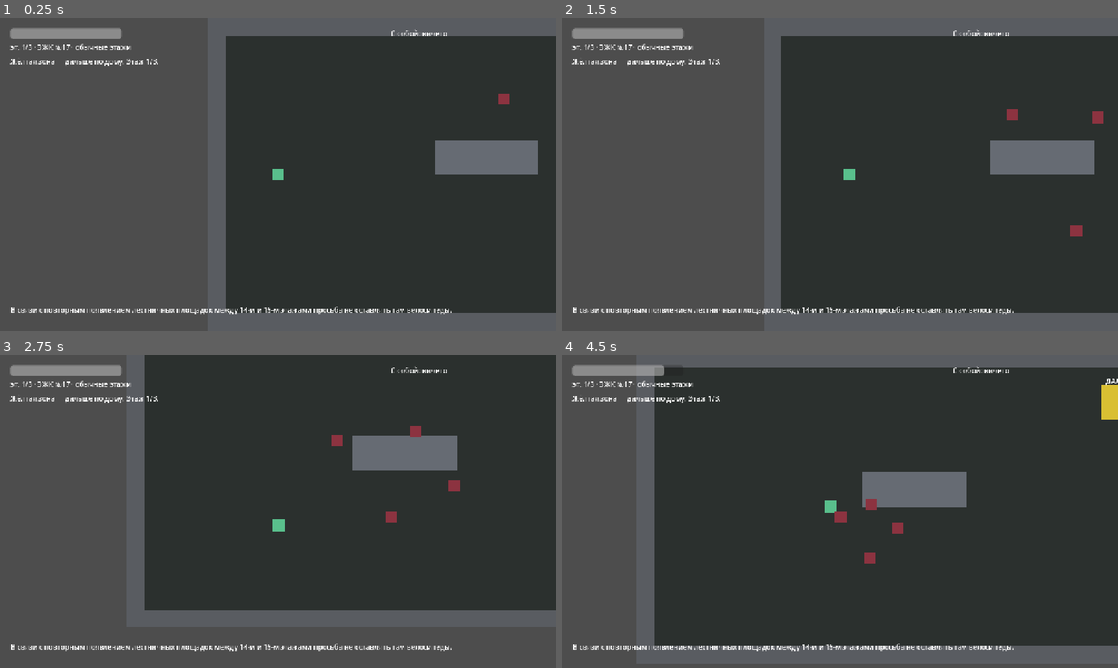
Above: before the commit, frames 1-4 (two rows, left to right).
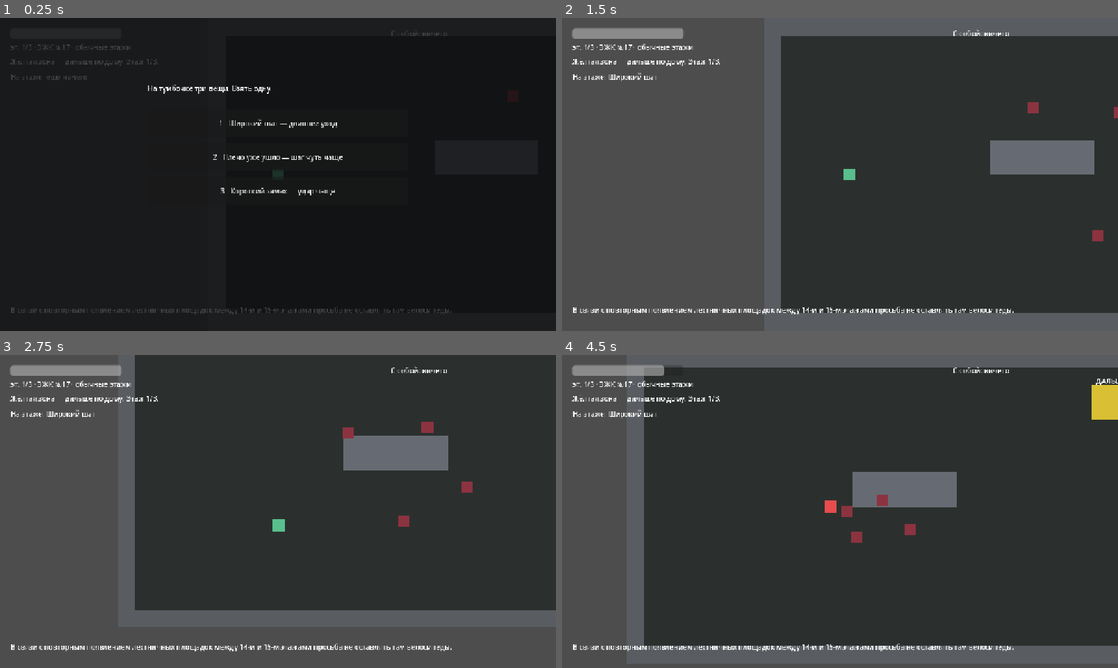
Above: after the commit, the same moments.

Repository: AdamCage/okraina
Game: Godot game, scene res://scenes/run_floor.tscn
The game is run twice, just before and just after one commit, with the same random seed, the same clock (stepped at 60 frames per second) and the same inputs. This scene is started directly instead of the project's main scene.
Inputs (mouse positions are in pixels of both pictures, inside the frame that each line leads up to):
- Up to frame 1 (0.25 s): no input
- Up to frame 2 (1.5 s): click (840, 124) at 0.5 s, where only the run after the commit has a clickable "1 Широкий шаг — длиннее уход"; hold D (move_right) from 1.28 s (still down); tap Space (attack) at 1.35 s
- Up to frame 3 (2.75 s): tap Shift (dodge) at 1.55, 2.1 s; release D (move_right) at 2.03 s; hold S (move_down) from 2.03 s (still down); tap E (interact) at 2.3 s
- Up to frame 4 (4.5 s): release S (move_down) at 2.78 s; hold D (move_right) 2.78-3.53 s; hold 1 (offer_1, bound only after the commit) 2.78-3.53 s; tap E (interact) at 2.85 s; hold W (move_up) 3.53-4.28 s; tap 1 (offer_1, bound only after the commit) at 3.6 s; tap 2 (offer_2, bound only after the commit) at 3.8 s; hold A (move_left) from 4.28 s (still down); hold 2 (offer_2, bound only after the commit) from 4.28 s (still down)

The runs differ from the first frame. In frame 1, 100% of the frame differs, in the area x 0-100%, y 0-100%; in frame 2, 0.5%; in frame 3, 2.5%; in frame 4, 3.0%.

Commit message:
Add a floor find that changes the current run.
Each floor opens with three household offers. The pick shifts damage,
speed, health, or the dodge before the fight, and it stays for the
rest of the run.

Co-authored-by: Bogdan Kishchak <AdamCage@users.noreply.github.com>

Diff:
--- a/game/autoload/game_state.gd
+++ b/game/autoload/game_state.gd
@@ -28,14 +28,92 @@
 ## For tests: fingerprint of last built floor layout.
 var last_floor_fingerprint: String = ""
 var floor_fingerprints: PackedStringArray = PackedStringArray()
+var floor_offer_open: bool = false
+var pending_offer_ids: Array[String] = []
+var picked_offer_ids: Array[String] = []
+var offer_damage: int = 0
+var offer_speed_mult: float = 1.0
+var offer_attack_cd_mult: float = 1.0
+var offer_max_hp: int = 0
+var offer_dodge_cd: float = 0.0
+var offer_dodge_speed: float = 0.0
+
+const _OfferCatalog := preload("res://scripts/offer_catalog.gd")
 
 
 func apply_boon_for_run() -> void:
 	active_boon = pending_boon
-	player_max_hp = base_max_hp
-	if active_boon == "maxhp":
-		player_max_hp = base_max_hp + 40
+	_apply_max_hp()
 	player_hp = player_max_hp
+
+
+func clear_run_offers() -> void:
+	picked_offer_ids = []
+	pending_offer_ids = []
+	floor_offer_open = false
+	_recompute_offers()
+
+
+func roll_floor_offers() -> void:
+	var pool: Array[String] = []
+	for entry in _OfferCatalog.all():
+		var id := str(entry["id"])
+		if not picked_offer_ids.has(id):
+			pool.append(id)
+	if pool.size() < 3:
+		pool.clear()
+		for entry in _OfferCatalog.all():
+			pool.append(str(entry["id"]))
+	pool.shuffle()
+	pending_offer_ids = []
+	var seen := {}
+	for id in pool:
+		if seen.has(id):
+			continue
+		seen[id] = true
+		pending_offer_ids.append(id)
+		if pending_offer_ids.size() == 3:
+			break
+	floor_offer_open = pending_offer_ids.size() == 3
+
+
+func pick_offer(index: int) -> String:
+	if not floor_offer_open or index < 0 or index >= pending_offer_ids.size():
+		return ""
+	var id := pending_offer_ids[index]
+	picked_offer_ids.append(id)
+	_recompute_offers()
+	_apply_max_hp()
+	var heal := int(_OfferCatalog.get_by_id(id).get("heal", 0))
+	if heal > 0:
+		player_hp = mini(player_max_hp, player_hp + heal)
+	else:
+		player_hp = mini(player_hp, player_max_hp)
+	floor_offer_open = false
+	pending_offer_ids = []
+	return id
+
+
+func _apply_max_hp() -> void:
+	var bonus := 40 if active_boon == "maxhp" else 0
+	player_max_hp = base_max_hp + bonus + offer_max_hp
+
+
+func _recompute_offers() -> void:
+	offer_damage = 0
+	offer_speed_mult = 1.0
+	offer_attack_cd_mult = 1.0
+	offer_max_hp = 0
+	offer_dodge_cd = 0.0
+	offer_dodge_speed = 0.0
+	for id in picked_offer_ids:
+		var entry := _OfferCatalog.get_by_id(id)
+		offer_damage += int(entry.get("damage", 0))
+		offer_max_hp += int(entry.get("max_hp", 0))
+		offer_speed_mult *= float(entry.get("speed_mult", 1.0))
+		offer_attack_cd_mult *= float(entry.get("attack_cd_mult", 1.0))
+		offer_dodge_cd += float(entry.get("dodge_cd", 0.0))
+		offer_dodge_speed += float(entry.get("dodge_speed", 0.0))
 
 
 func boon_damage_bonus() -> int:
@@ -84,6 +162,7 @@
 
 
 func go_run() -> void:
+	clear_run_offers()
 	apply_boon_for_run()
 	current_floor = 1
 	floors_reached = 1
--- a/game/project.godot
+++ b/game/project.godot
@@ -56,6 +56,21 @@
 "events": [Object(InputEventKey,"resource_local_to_scene":false,"resource_name":"","device":-1,"window_id":0,"alt_press …(195 unchanged characters)…
 ]
 }
+offer_1={
+"deadzone": 0.5,
+"events": [Object(InputEventKey,"resource_local_to_scene":false,"resource_name":"","device":-1,"window_id":0,"alt_pressed":false,"shift_pressed":false,"ctrl_pressed":false,"meta_pressed":false,"pressed":false,"keycode":0,"physical_keycode":49,"key_label":0,"unicode":49,"location":0,"echo":false,"script":null)
+]
+}
+offer_2={
+"deadzone": 0.5,
+"events": [Object(InputEventKey,"resource_local_to_scene":false,"resource_name":"","device":-1,"window_id":0,"alt_pressed":false,"shift_pressed":false,"ctrl_pressed":false,"meta_pressed":false,"pressed":false,"keycode":0,"physical_keycode":50,"key_label":0,"unicode":50,"location":0,"echo":false,"script":null)
+]
+}
+offer_3={
+"deadzone": 0.5,
+"events": [Object(InputEventKey,"resource_local_to_scene":false,"resource_name":"","device":-1,"window_id":0,"alt_pressed":false,"shift_pressed":false,"ctrl_pressed":false,"meta_pressed":false,"pressed":false,"keycode":0,"physical_keycode":51,"key_label":0,"unicode":51,"location":0,"echo":false,"script":null)
+]
+}
 interact={
 "deadzone": 0.5,
 "events": [Object(InputEventKey,"resource_local_to_scene":false,"resource_name":"","device":-1,"window_id":0,"alt_press …(192 unchanged characters)…
--- /dev/null
+++ b/game/scripts/builds_smoke.gd
@@ -0,0 +1,144 @@
+extends SceneTree
+
+## RB1 pick changes the promised stat. RB2 it survives the next floor.
+## RB3 death and extract. RB4 the next go_run starts empty.
+## godot --headless --path game -s res://scripts/builds_smoke.gd
+
+const _Catalog := preload("res://scripts/offer_catalog.gd")
+
+
+func _initialize() -> void:
+	call_deferred("_run")
+
+
+func _run() -> void:
+	var gs := root.get_node_or_null("GameState")
+	if gs == null:
+		push_error("BUILDS: no GameState")
+		quit(1)
+		return
+	var failed := 0
+	if _Catalog.all().size() != 10:
+		push_error("BUILDS: pool %d" % _Catalog.all().size())
+		failed += 1
+
+	gs.call("go_run")
+	if not await _wait_choice(gs):
+		push_error("BUILDS: floor 1 choice missing")
+		quit(1)
+		return
+	var pending: Array = gs.get("pending_offer_ids")
+	if pending.size() != 3:
+		push_error("BUILDS: pending %s" % str(pending))
+		failed += 1
+	var player := get_first_node_in_group("player")
+	var id := str(pending[0])
+	if str(gs.call("pick_offer", 0)) != id:
+		push_error("BUILDS: pick failed")
+		failed += 1
+	player.call("apply_build")
+	if not _stat_matches(id, player, gs, true):
+		push_error("BUILDS: RB1 stat %s" % id)
+		failed += 1
+	else:
+		print("BUILDS: RB1 %s ok" % id)
+
+	gs.call("advance_floor")
+	if not await _wait_choice(gs):
+		push_error("BUILDS: floor 2 choice missing")
+		quit(1)
+		return
+	var kept: Array = gs.get("picked_offer_ids")
+	if kept.size() != 1 or str(kept[0]) != id:
+		push_error("BUILDS: RB2 list %s" % str(kept))
+		failed += 1
+	var player2 := get_first_node_in_group("player")
+	if not _stat_matches(id, player2, gs, false):
+		push_error("BUILDS: RB2 stat dropped %s" % id)
+		failed += 1
+	else:
+		print("BUILDS: RB2 kept ok")
+
+	gs.call("go_run")
+	if not await _wait_choice(gs):
+		push_error("BUILDS: fresh run choice missing")
+		quit(1)
+		return
+	if (gs.get("picked_offer_ids") as Array).size() != 0:
+		push_error("BUILDS: RB4 leaked")
+		failed += 1
+	else:
+		print("BUILDS: RB4 clear ok")
+
+	gs.call("pick_offer", 0)
+	var victim := get_first_node_in_group("player")
+	victim.call("apply_build")
+	gs.set("player_hp", 5)
+	victim.call("take_damage", 999)
+	await _frames(5)
+	if str(gs.get("last_result")) != "death":
+		push_error("BUILDS: RB3 death")
+		failed += 1
+	else:
+		print("BUILDS: RB3 death ok")
+
+	gs.call("go_run")
+	if not await _wait_choice(gs):
+		push_error("BUILDS: extract setup missing")
+		quit(1)
+		return
+	gs.call("pick_offer", 0)
+	gs.call("finish_extract")
+	await _frames(4)
+	if str(gs.get("last_result")) != "extract":
+		push_error("BUILDS: RB3 extract")
+		failed += 1
+	else:
+		print("BUILDS: RB3 extract ok")
+
+	if failed == 0:
+		print("BUILDS_SMOKE_OK")
+		quit(0)
+		return
+	print("BUILDS_SMOKE_FAIL count=%d" % failed)
+	quit(1)
+
+
+func _stat_matches(id: String, player: Node, gs: Node, check_heal: bool) -> bool:
+	var entry := _Catalog.get_by_id(id)
+	if entry.is_empty() or player == null:
+		return false
+	var ok := true
+	if entry.has("damage"):
+		ok = ok and int(player.get("attack_damage")) == 25 + int(entry["damage"])
+	if entry.has("max_hp"):
+		ok = ok and int(gs.get("player_max_hp")) == 100 + int(entry["max_hp"])
+		if check_heal:
+			var heal := int(entry.get("heal", 0))
+			var expect := mini(100 + int(entry["max_hp"]), 100 + heal)
+			ok = ok and int(gs.get("player_hp")) == expect
+	if entry.has("speed_mult"):
+		ok = ok and is_equal_approx(float(player.get("speed")), 180.0 * float(entry["speed_mult"]))
+	if entry.has("attack_cd_mult"):
+		var expect := maxf(0.20, 0.40 * float(entry["attack_cd_mult"]))
+		ok = ok and is_equal_approx(float(player.get("attack_cooldown")), expect)
+	if entry.has("dodge_cd"):
+		var expect := maxf(0.25, 0.70 + float(entry["dodge_cd"]))
+		ok = ok and is_equal_approx(float(player.get("_dodge_cooldown_sec")), expect)
+	if entry.has("dodge_speed"):
+		ok = ok and is_equal_approx(float(player.get("_dodge_speed")), 520.0 + float(entry["dodge_speed"]))
+	return ok
+
+
+func _wait_choice(gs: Node) -> bool:
+	for _i in 40:
+		var pending: Array = gs.get("pending_offer_ids")
+		if bool(gs.get("floor_offer_open")) and pending.size() == 3 and get_first_node_in_group("player") != null:
+			return true
+		await process_frame
+	return false
+
+
+func _frames(n: int) -> void:
+	for _i in n:
+		await process_frame
--- a/game/scripts/enemy.gd
+++ b/game/scripts/enemy.gd
@@ -30,6 +30,9 @@
 
 
 func _physics_process(delta: float) -> void:
+	if GameState.floor_offer_open:
+		velocity = Vector2.ZERO
+		return
 	var player := get_tree().get_first_node_in_group("player") as Node2D
 	match phase:
 		Phase.CHASE:
--- /dev/null
+++ b/game/scripts/offer_catalog.gd
@@ -0,0 +1,25 @@
+extends RefCounted
+
+## Floor finds for one run. Numbers are the E2 contract.
+
+
+static func all() -> Array[Dictionary]:
+	return [
+		{"id": "brick", "title": "Кирпич в рукаве", "detail": "+12 к удару", "damage": 12},
+		{"id": "sweater", "title": "Второй свитер", "detail": "+25 к максимуму HP", "max_hp": 25, "heal": 25},
+		{"id": "short_swing", "title": "Короткий замах", "detail": "удар чаще", "attack_cd_mult": 0.8},
+		{"id": "another_brick", "title": "Ещё кирпич", "detail": "+8 к удару", "damage": 8},
+		{"id": "tap_water", "title": "Вода из-под крана", "detail": "+20 к максимуму HP", "max_hp": 20, "heal": 20},
+		{"id": "slippers", "title": "Домашние тапки", "detail": "быстрее шаг", "speed_mult": 1.25},
+		{"id": "habit", "title": "Привычка уходить", "detail": "шаг чаще", "dodge_cd": -0.20},
+		{"id": "long_stride", "title": "Широкий шаг", "detail": "длиннее уход", "dodge_speed": 140.0},
+		{"id": "hurry", "title": "Опаздываю", "detail": "ещё быстрее", "speed_mult": 1.15},
+		{"id": "shoulder", "title": "Плечо уже ушло", "detail": "шаг чуть чаще", "dodge_cd": -0.15},
+	]
+
+
+static func get_by_id(id: String) -> Dictionary:
+	for entry in all():
+		if str(entry["id"]) == id:
+			return entry
+	return {}
--- /dev/null
+++ b/game/scripts/offer_panel.gd
@@ -0,0 +1,60 @@
+extends CanvasLayer
+
+signal chosen(offer_id: String)
+
+const _Catalog := preload("res://scripts/offer_catalog.gd")
+
+
+func _ready() -> void:
+	layer = 20
+	var host := Control.new()
+	host.set_anchors_preset(Control.PRESET_FULL_RECT)
+	host.mouse_filter = Control.MOUSE_FILTER_STOP
+	add_child(host)
+	var dim := ColorRect.new()
+	dim.color = Color(0.04, 0.045, 0.05, 0.78)
+	dim.set_anchors_preset(Control.PRESET_FULL_RECT)
+	dim.mouse_filter = Control.MOUSE_FILTER_STOP
+	host.add_child(dim)
+	var title := Label.new()
+	title.text = "На тумбочке три вещи. Взять одну."
+	title.position = Vector2(340, 150)
+	title.size = Vector2(600, 40)
+	host.add_child(title)
+	for i in GameState.pending_offer_ids.size():
+		var entry := _Catalog.get_by_id(GameState.pending_offer_ids[i])
+		var button := Button.new()
+		button.text = "%d   %s — %s" % [i + 1, entry.get("title", ""), entry.get("detail", "")]
+		button.position = Vector2(340, 210 + i * 78)
+		button.size = Vector2(600, 64)
+		button.pressed.connect(_choose.bind(i))
+		host.add_child(button)
+
+
+func _input(event: InputEvent) -> void:
+	if not GameState.floor_offer_open:
+		return
+	if event.is_action_pressed("offer_1"):
+		_choose(0)
+	elif event.is_action_pressed("offer_2"):
+		_choose(1)
+	elif event.is_action_pressed("offer_3"):
+		_choose(2)
+
+
+func _process(_delta: float) -> void:
+	if not GameState.floor_offer_open:
+		queue_free()
+
+
+func _choose(index: int) -> void:
+	if not GameState.floor_offer_open:
+		return
+	var id := GameState.pick_offer(index)
+	if id == "":
+		return
+	var player := get_tree().get_first_node_in_group("player")
+	if player != null and player.has_method("apply_build"):
+		player.apply_build()
+	chosen.emit(id)
+	queue_free()
--- a/game/scripts/player.gd
+++ b/game/scripts/player.gd
@@ -16,6 +16,8 @@
 var _attack_cd: float = 0.0
 var _facing: Vector2 = Vector2.RIGHT
 var _dodge_cd: float = 0.0
+var _dodge_cooldown_sec: float = DODGE_COOLDOWN_SEC
+var _dodge_speed: float = DODGE_SPEED
 var _dodge_left: float = 0.0
 var _dodge_dir: Vector2 = Vector2.RIGHT
 var _iframe: bool = false
@@ -29,13 +31,23 @@
 
 func _ready() -> void:
 	add_to_group("player")
-	speed = 180.0 * GameState.boon_speed_mult()
-	attack_damage = 25 + GameState.boon_damage_bonus()
+	apply_build()
+
+
+func apply_build() -> void:
+	attack_damage = 25 + GameState.boon_damage_bonus() + GameState.offer_damage
+	speed = 180.0 * GameState.boon_speed_mult() * GameState.offer_speed_mult
+	attack_cooldown = maxf(0.20, 0.40 * GameState.offer_attack_cd_mult)
+	_dodge_cooldown_sec = maxf(0.25, DODGE_COOLDOWN_SEC + GameState.offer_dodge_cd)
+	_dodge_speed = DODGE_SPEED + GameState.offer_dodge_speed
 	hp_changed.emit(GameState.player_hp, GameState.player_max_hp)
 
 
 func _physics_process(delta: float) -> void:
 	if GameState.player_hp <= 0:
+		return
+	if GameState.floor_offer_open:
+		velocity = Vector2.ZERO
 		return
 	_attack_cd = maxf(0.0, _attack_cd - delta)
 	_dodge_cd = maxf(0.0, _dodge_cd - delta)
@@ -46,7 +58,7 @@
 		var step := minf(delta, _dodge_left)
 		_dodge_left -= step
 		if delta > 0.0:
-			velocity = _dodge_dir * DODGE_SPEED * (step / delta)
+			velocity = _dodge_dir * _dodge_speed * (step / delta)
 		else:
 			velocity = Vector2.ZERO
 		move_and_slide()
@@ -66,7 +78,7 @@
 func start_dodge() -> void:
 	if GameState.player_hp <= 0 or _dodge_cd > 0.0:
 		return
-	_dodge_cd = DODGE_COOLDOWN_SEC
+	_dodge_cd = _dodge_cooldown_sec
 	_dodge_left = DODGE_STEP_SEC
 	_dodge_dir = _facing
 	_iframe = true
--- a/game/scripts/run_floor.gd
+++ b/game/scripts/run_floor.gd
@@ -16,6 +16,7 @@
 @onready var _hud_notice: Label = $HUD/Notice
 @onready var _exit_hint: Label = $HUD/ExitHint
 @onready var _boon_label: Label = $HUD/BoonLabel
+var _offer_label: Label
 
 
 func _ready() -> void:
@@ -36,6 +37,15 @@
 	player.add_child(cam)
 	cam.make_current()
 	_spawn_enemies()
+	_offer_label = Label.new()
+	_offer_label.position = Vector2(24, 124)
+	_offer_label.size = Vector2(900, 32)
+	$HUD.add_child(_offer_label)
+	GameState.roll_floor_offers()
+	var panel := preload("res://scripts/offer_panel.gd").new()
+	panel.chosen.connect(_on_offer_chosen)
+	add_child(panel)
+	_refresh_offer_label()
 
 
 func _boon_ru(id: String) -> String:
@@ -142,6 +152,24 @@
 		_world.add_child(e)
 
 
+func _on_offer_chosen(_offer_id: String) -> void:
+	_refresh_offer_label()
+	_on_hp_changed(GameState.player_hp, GameState.player_max_hp)
+
+
+func _refresh_offer_label() -> void:
+	if _offer_label == null:
+		return
+	if GameState.picked_offer_ids.is_empty():
+		_offer_label.text = "На этаже: ещё ничего"
+		return
+	var names: PackedStringArray = PackedStringArray()
+	for id in GameState.picked_offer_ids:
+		var entry := preload("res://scripts/offer_catalog.gd").get_by_id(id)
+		names.append(str(entry.get("title", id)))
+	_offer_label.text = "На этаже: %s" % ", ".join(names)
+
+
 func _on_hp_changed(current: int, maximum: int) -> void:
 	_hud_hp.max_value = maximum
 	_hud_hp.value = current
Not shown, added: game/scripts/builds_smoke.gd.uid
Not shown, added: game/scripts/offer_catalog.gd.uid
Not shown, added: game/scripts/offer_panel.gd.uid
Not shown, changed: game/AGENTS.md
Not shown, added: game/docs/run_builds/ARCHITECTURE.md
Not shown, added: game/docs/run_builds/DESIGN.md
Not shown, added: game/docs/run_builds/assumptions.md
Not shown, added: game/docs/run_builds/spec.md
Not shown, added: game/docs/run_builds/test-report.md
Not shown, changed: game/docs/vertical_slice/spec.md
